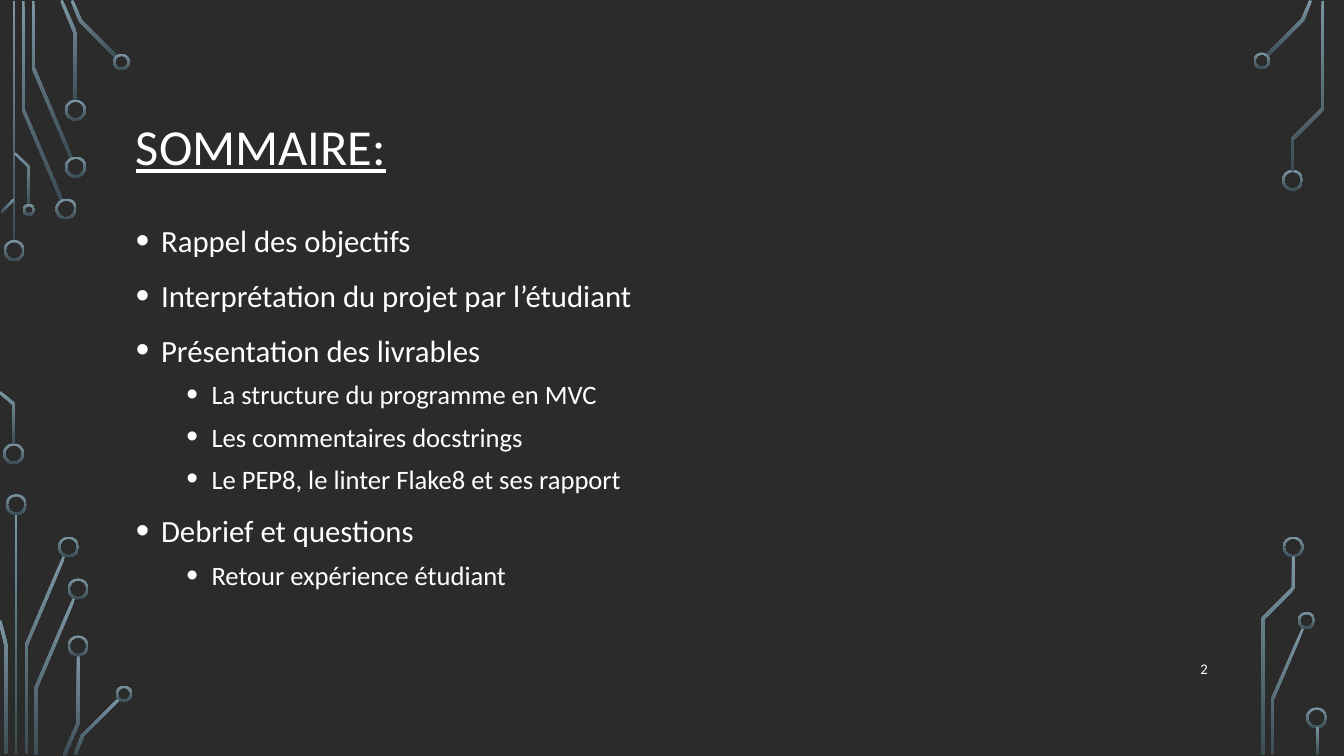
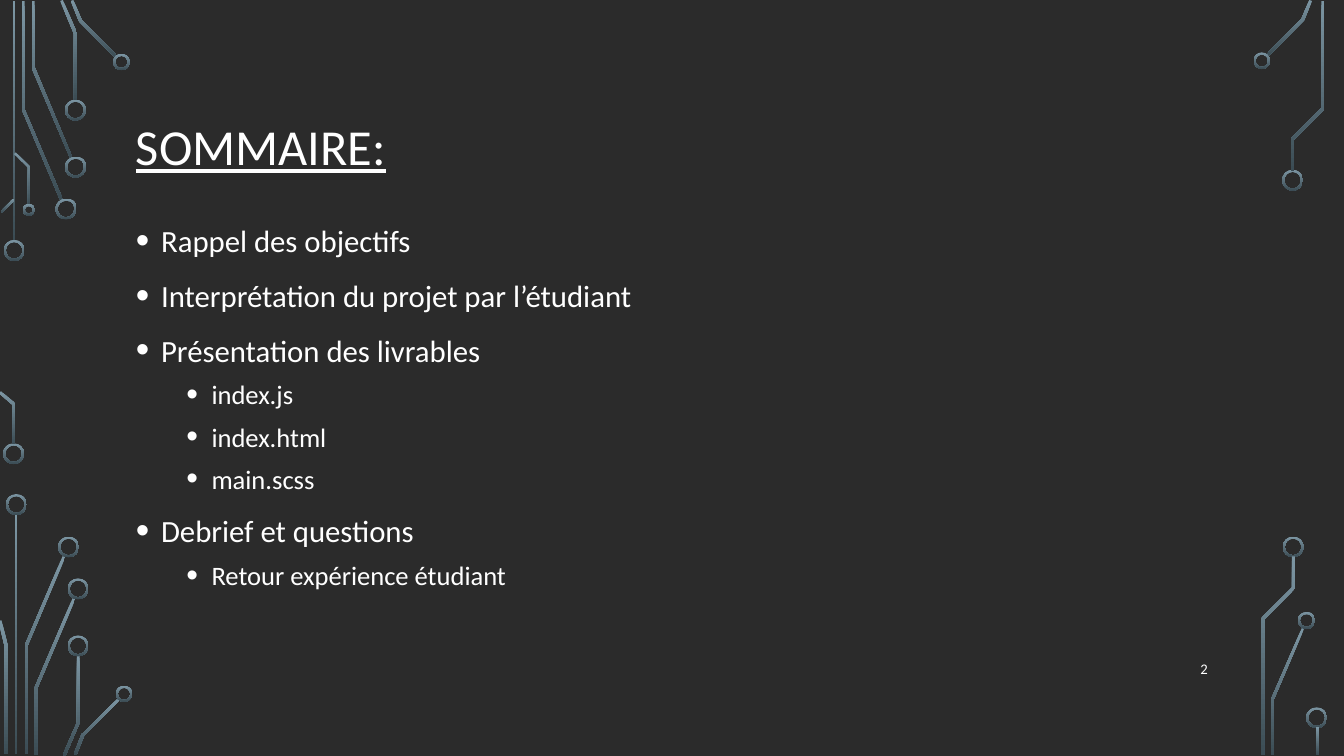
Before and after one commit to gmaOCR/TP6, a slide deck: slide 2 of TP6.odp. Drawn at 1344x756 pixels with LibreOffice and Linux fonts; fonts in the diff are those of the drawing; background and template pictures are left out; a plain dark background stands for a picture behind light text. Boxes give left, top, right and bottom in pixels: in the first picture for what was removed or moved away, otherwise in the second. Text is boxed around its words. In the diff, an @@ line names an element or a change of style, - is before the commit and + after.

```diff
--- a/TP6.odp
+++ b/TP6.odp
@@ text at box(212, 385, 327, 489): text changed @@
-  • La structure du programme en MVC
-  • Les commentaires docstrings
-  • Le PEP8, le linter Flake8 et ses rapport
+  • index.js
+  • index.html
+  • main.scss
```
Also in this commit, not shown: 3 other slides changed, 1 other file.
